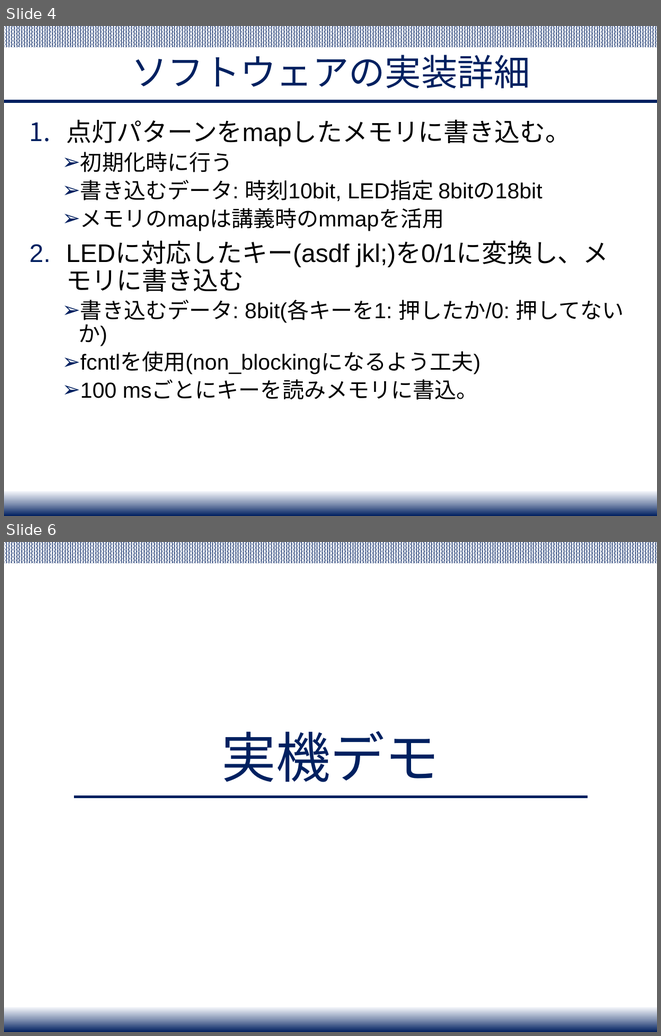
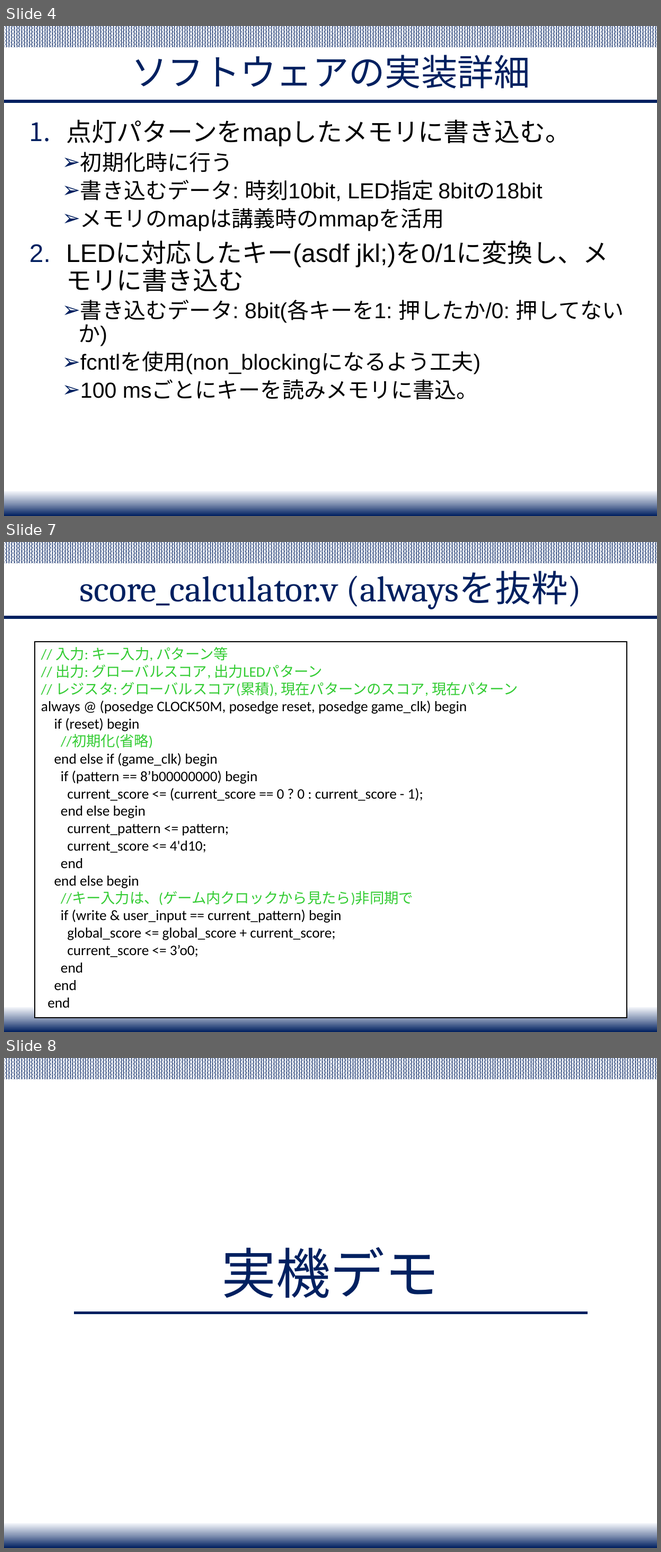
Before and after one commit to Yuchan4342/iot-system-project, a slide deck: presentation/IoT_project_final_presentation.pptx. Shown one above the other, each under a label of ours: slides 4 and 6 before the commit, slides 4, 7 and 8 after it; the slides between them are not shown. The pictures are 661x1036 and 661x1552 pixels, drawn with LibreOffice and Linux fonts; fonts in the diff are those of the drawing. Boxes give left, top, right and bottom in pixels: in the first picture for what was removed or moved away, otherwise in the second. Text is boxed around its words. In the diff, an @@ line names an element or a change of style, - is before the commit and + after.

```diff
--- a/presentation/IoT_project_final_presentation.pptx
+++ b/presentation/IoT_project_final_presentation.pptx
@@ slide 7 added at bbox=[4, 542, 657, 1032], background #FFFFFF; not listed: 3 template elements that a slide beside it also shows @@
@@ title added at bbox=[80, 571, 581, 609], 40 pt, text #002060 @@
+score_calculator.v (alwaysを抜粋)
@@ rectangle added at bbox=[35, 642, 627, 1018], fill #FFFFFF, outline #000000 1 pt, 16 pt, text #000000 @@
+// 入力: キー入力, パターン等
+// 出力: グローバルスコア, 出力LEDパターン
+// レジスタ: グローバルスコア(累積), 現在パターンのスコア, 現在パターン
+always @ (posedge CLOCK50M, posedge reset, posedge game_clk) begin
+if (reset) begin
+//初期化(省略)
+end else if (game_clk) begin
+if (pattern == 8’b00000000) begin
+current_score <= (current_score == 0 ? 0 : current_score - 1);
+end else begin
+current_pattern <= pattern;
+current_score <= 4'd10;
+end
+end else begin
+//キー入力は、(ゲーム内クロックから見たら)非同期で
+if (write & user_input == current_pattern) begin
+global_score <= global_score + current_score;
+current_score <= 3’o0;
+end
+end
+end
@@ what was slide 6 is now slide 8 @@
```
Also in this commit, not shown: 2 slides changed, 3 other slides added, 1 slide removed.
